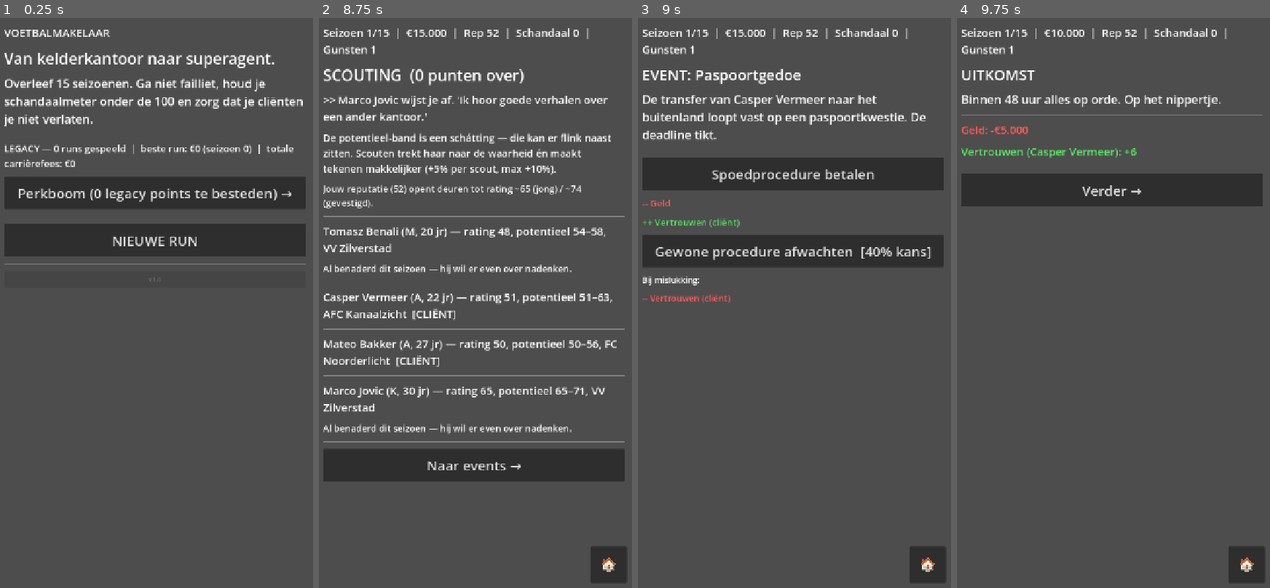
Above: before the commit, frames 1-4 (left to right).
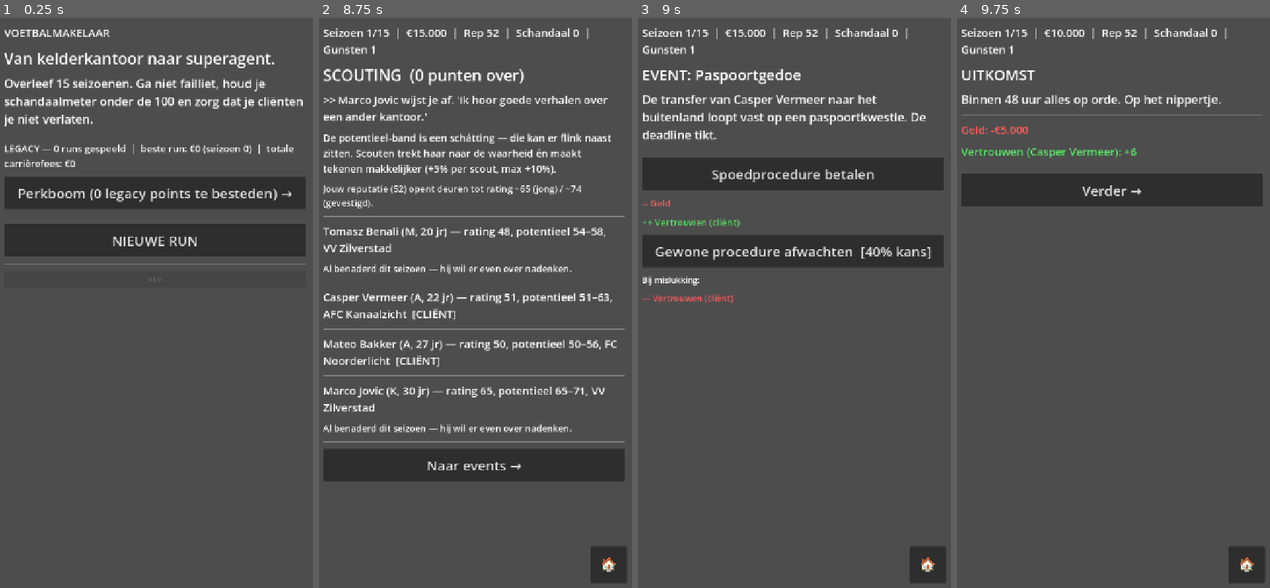
Above: after the commit, the same moments.

Repository: anassino070/Agent_game
Game: Godot game, scene res://scenes/Main.tscn
Two runs of this game, one before a commit and one after it. Both use one fixed random seed, a clock stepped at 60 frames per second and the inputs below.
Inputs:
- Up to frame 1 (0.25 s): no input
- Up to frame 2 (8.75 s): click "Perkboom (0 legacy points te …" at 0.5 s; click "🏠" at 1.25 s; click "NIEUWE RUN" at 2 s; click "Naar stalbeheer →" at 2.75 s; click "Scout (1 punt)" at 3.5 s; click "Benader als cliënt (kans 52%)" at 4.25 s; click "Scout (1 punt)" at 5 s; click "Scout (1 punt)" at 5.75 s; click "Benader als cliënt (kans 49%)" at 6.5 s; click "Benader als cliënt (kans 46%)" at 7.25 s; click "Benader als cliënt (kans 31%)" at 8 s
- Up to frame 3 (9 s): click "Naar events →" at 8.75 s
- Up to frame 4 (9.75 s): click "Spoedprocedure betalen" at 9.5 s

Frames 1-2 are identical in both runs. In frame 3, 0.2% of the frame differs, in the area x 3-31%, y 48-50%; in frame 4, nothing differs.

Commit message:
impact patch

Diff:
--- a/scripts/main.gd
+++ b/scripts/main.gd
@@ -646,6 +646,7 @@
 	if ev.has("minigame"):
 		btn("Beginnen →", func(): _start_minigame(ev))
 		return
+	var em_ctx := _event_emphasis_context(ev)
 	for opt in ev.options:
 		var enabled := true
 		var suffix := ""
@@ -661,8 +662,10 @@
 			var shown := clampf(float(opt.chance) + Game.luck_bonus(), 0.0, 0.98)
 			label += "  [%d%% kans]" % int(round(shown * 100))
 			btn(label + suffix, func(): _resolve(ev, opt), enabled)
-			var succ_rows := _effect_rows(Game.scale_money_effects(opt.get("success", {})), "", false)
-			var fail_rows := _effect_rows(Game.scale_money_effects(opt.get("fail", {})), "", false)
+			var succ_eff := Game.scale_money_effects(opt.get("success", {}))
+			var fail_eff := Game.scale_money_effects(opt.get("fail", {}))
+			var succ_rows := _effect_rows(succ_eff, "", false, _emphasis_for(succ_eff, em_ctx.max_abs, em_ctx.distinct_counts))
+			var fail_rows := _effect_rows(fail_eff, "", false, _emphasis_for(fail_eff, em_ctx.max_abs, em_ctx.distinct_counts))
 			if not succ_rows.is_empty():
 				lbl("Bij succes:", 18)
 				for row in succ_rows:
@@ -675,7 +678,8 @@
 					l.add_theme_color_override("font_color", Color(0.35, 0.9, 0.4) if bool(row.good) else Color(1.0, 0.35, 0.35))
 		else:
 			btn(label + suffix, func(): _resolve(ev, opt), enabled)
-			_show_effect_rows(Game.scale_money_effects(opt.get("effects", {})), "", false)
+			var eff := Game.scale_money_effects(opt.get("effects", {}))
+			_show_effect_rows(eff, "", false, _emphasis_for(eff, em_ctx.max_abs, em_ctx.distinct_counts))
 
 
 func _resolve(ev: Dictionary, opt: Dictionary) -> void:
@@ -733,11 +737,19 @@
 }
 
 
-func _effect_rows(effects: Dictionary, client_name: String = "", show_numbers: bool = true) -> Array:
+func _emphasis_symbol(key: String, emphasize: Dictionary, v: int) -> String:
+	var sym := "+" if v > 0 else "-"
+	var reps := 3 if bool(emphasize.get(key, false)) else 2
+	return sym.repeat(reps)
+
+
+func _effect_rows(effects: Dictionary, client_name: String = "", show_numbers: bool = true, emphasize: Dictionary = {}) -> Array:
 	# Eén rij per gewijzigde variabele, altijd gekleurd (groen = goed voor
 	# jou, rood = slecht). show_numbers=false geeft de kwalitatieve preview
-	# (++/--, geen bedragen) voor vóór een keuze; show_numbers=true geeft de
-	# exacte bedragen voor het uitkomstscherm ná een keuze.
+	# (++/-- , of +++/---- als `emphasize` deze variabele als grootste
+	# impact aanmerkt — vergeleken met de andere opties van hetzelfde
+	# event) voor vóór een keuze; show_numbers=true geeft de exacte
+	# bedragen voor het uitkomstscherm ná een keuze.
 	var rows: Array = []
 	for key in ["money", "rep", "scandal", "favors", "scout_points"]:
 		if effects.has(key) and int(effects[key]) != 0:
@@ -749,25 +761,72 @@
 				var amount := eur(v) if key == "money" else _fmt_delta(v)
 				text = "%s: %s" % [label, amount]
 			else:
-				text = "%s %s" % ["++" if v > 0 else "--", label]
+				text = "%s %s" % [_emphasis_symbol(key, emphasize, v), label]
 			rows.append({"text": text, "good": good})
 	if effects.has("trust") and int(effects.trust) != 0:
 		var v := int(effects.trust)
 		var who := client_name if client_name != "" else "cliënt"
-		var text := ("Vertrouwen (%s): %s" % [who, _fmt_delta(v)]) if show_numbers else ("%s Vertrouwen (%s)" % ["++" if v > 0 else "--", who])
+		var text := ("Vertrouwen (%s): %s" % [who, _fmt_delta(v)]) if show_numbers else ("%s Vertrouwen (%s)" % [_emphasis_symbol("trust", emphasize, v), who])
 		rows.append({"text": text, "good": v > 0})
 	if effects.has("all_trust") and int(effects.all_trust) != 0:
 		var v := int(effects.all_trust)
-		var text := ("Vertrouwen (hele stal): %s" % _fmt_delta(v)) if show_numbers else ("%s Vertrouwen (hele stal)" % ("++" if v > 0 else "--"))
+		var text := ("Vertrouwen (hele stal): %s" % _fmt_delta(v)) if show_numbers else ("%s Vertrouwen (hele stal)" % _emphasis_symbol("all_trust", emphasize, v))
 		rows.append({"text": text, "good": v > 0})
 	return rows
 
 
-func _show_effect_rows(effects: Dictionary, client_name: String = "", show_numbers: bool = true) -> void:
-	var rows := _effect_rows(effects, client_name, show_numbers)
+func _show_effect_rows(effects: Dictionary, client_name: String = "", show_numbers: bool = true, emphasize: Dictionary = {}) -> void:
+	var rows := _effect_rows(effects, client_name, show_numbers, emphasize)
 	for row in rows:
 		var l := lbl(str(row.text), 24 if show_numbers else 20)
 		l.add_theme_color_override("font_color", Color(0.35, 0.9, 0.4) if bool(row.good) else Color(1.0, 0.35, 0.35))
+
+
+# ---------------------------------------------------------------- preview-nadruk
+# Vergelijkt alle mogelijke uitkomsten van een event (alle opties, succes én
+# mislukking) en merkt per variabele de GROOTSTE impact aan — die krijgt in
+# de preview 3 tekens (+++/---) i.p.v. 2, zodat het zwaarder weegt in de
+# afweging. Alleen relevant als er ook daadwerkelijk variatie is (anders
+# is "grootst" zinloos).
+
+const EFFECT_KEYS_FOR_EMPHASIS := ["money", "rep", "scandal", "favors", "scout_points", "trust", "all_trust"]
+
+
+func _collect_branches(ev: Dictionary) -> Array:
+	var branches: Array = []
+	for opt in ev.options:
+		if opt.has("chance"):
+			branches.append(Game.scale_money_effects(opt.get("success", {})))
+			branches.append(Game.scale_money_effects(opt.get("fail", {})))
+		else:
+			branches.append(Game.scale_money_effects(opt.get("effects", {})))
+	return branches
+
+
+func _emphasis_for(effects: Dictionary, max_abs: Dictionary, distinct_counts: Dictionary) -> Dictionary:
+	var em := {}
+	for key in EFFECT_KEYS_FOR_EMPHASIS:
+		if not effects.has(key) or int(effects[key]) == 0:
+			continue
+		var av := absi(int(effects[key]))
+		var seen: Dictionary = distinct_counts.get(key, {})
+		if av == int(max_abs.get(key, 0)) and seen.size() > 1:
+			em[key] = true
+	return em
+
+
+func _event_emphasis_context(ev: Dictionary) -> Dictionary:
+	var max_abs: Dictionary = {}
+	var distinct_counts: Dictionary = {}
+	for eff in _collect_branches(ev):
+		for key in EFFECT_KEYS_FOR_EMPHASIS:
+			if eff.has(key) and int(eff[key]) != 0:
+				var av := absi(int(eff[key]))
+				max_abs[key] = maxi(int(max_abs.get(key, 0)), av)
+				var seen: Dictionary = distinct_counts.get(key, {})
+				seen[av] = true
+				distinct_counts[key] = seen
+	return {"max_abs": max_abs, "distinct_counts": distinct_counts}
 
 
 func _show_effect_lines(effects: Dictionary, client_name: String = "") -> void:
